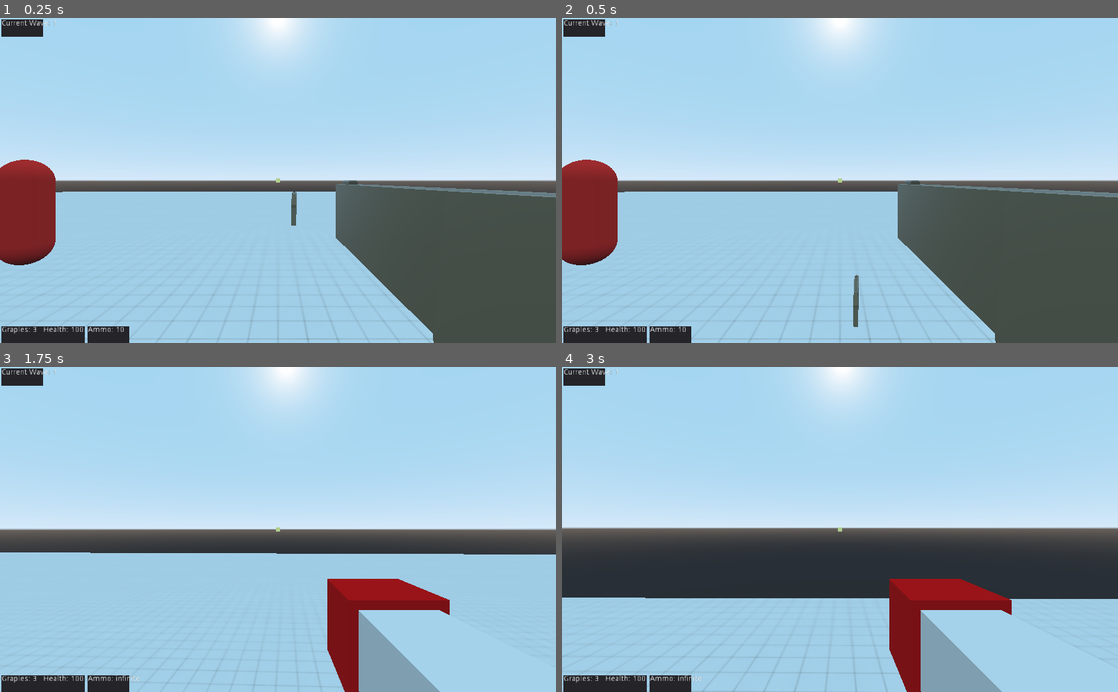
Above: before the commit, frames 1-4 (two rows, left to right).
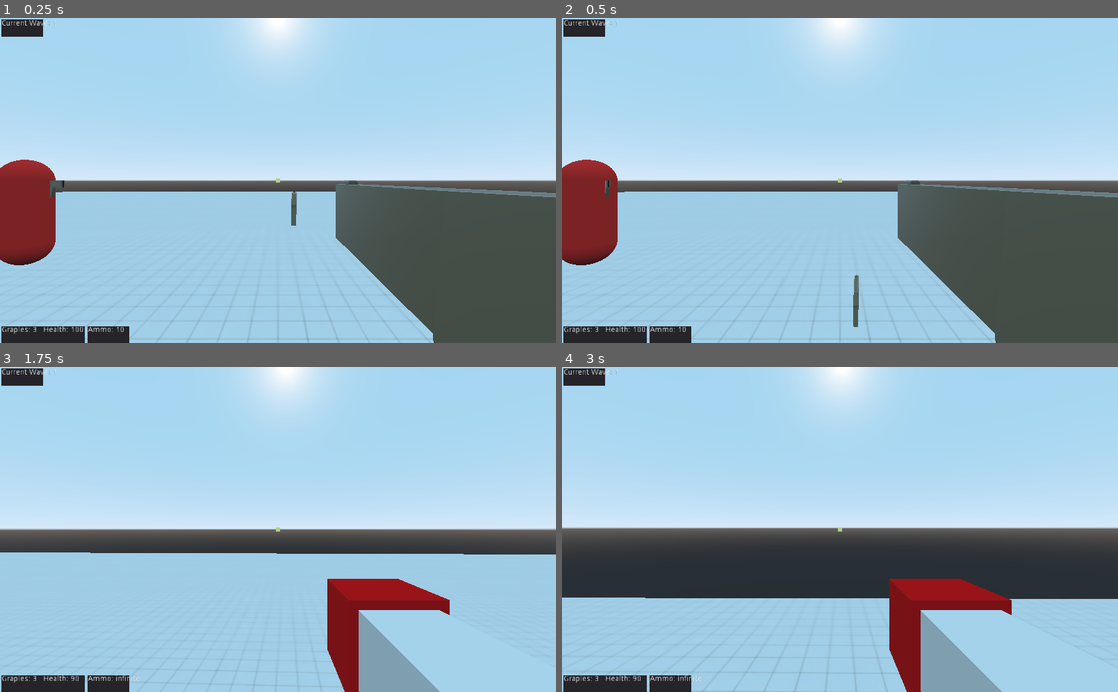
Above: after the commit, the same moments.

Repository: Boyquotes/OutOfOrderGame
Game: Godot game, scene res://main.tscn
The game is run twice, just before and just after one commit, with the same random seed, the same clock (stepped at 60 frames per second) and the same inputs.
Inputs (mouse positions are in pixels of both pictures, inside the frame that each line leads up to):
- Up to frame 1 (0.25 s): no input
- Up to frame 2 (0.5 s): no input
- Up to frame 3 (1.75 s): move the mouse to (305, 529) at 0.52 s; press the mouse at (305, 529) at 0.53 s; hold W (move_forward) from 0.53 s (still down); tap Q (drop) at 0.6, 1.55 s; tap Space (jump) at 0.77, 1.52 s; move the mouse to (250, 529) at 1.27 s; release the mouse at (250, 529) at 1.28 s; click (250, 529) at 1.35 s
- Up to frame 4 (3 s): keep holding W (move_forward); move the mouse to (851, 523) at 2.02 s; press the mouse at (851, 523) at 2.03 s; tap Q (drop) at 2.1 s; move the mouse to (834, 536) at 2.77 s; release the mouse at (834, 536) at 2.78 s; tap E (interact) at 2.85 s

The runs differ from the first frame. In frame 1, less than 0.1% of the frame differs, in the area x 0-12%, y 45-76%; in frame 2, less than 0.1%; in frame 3, less than 0.1%; in frame 4, less than 0.1%.

Commit message:
Added new attack state, set when player enters the attack area. Added new logic for changing states including checking the player isnt in detection or attack range before changing to idle. This new logic also contains and overridable method for its final check, alowing for expansion should other ai need it. Also did some re-organisation and added missing comments.

Diff:
--- a/Enemies/Enemy Scripts/Enemy.gd
+++ b/Enemies/Enemy Scripts/Enemy.gd
@@ -3,15 +3,20 @@
 enum {
 	IDLE=-1,
 	ACTIVE=-2,
-	DEAD=-3
+	ATTACKING=-3,
+	DEAD=-4
 }
 
 export var stats: Resource
+export var detect_area_path: NodePath
+export var attack_area_path: NodePath
 
 onready var hand: Node = $Hand
 onready var raycast: Node = $RayCast
 onready var eyes: Node = $Eyes
 onready var anim_player: Node = $AnimationPlayer
+onready var detect_area: Node = get_node(detect_area_path)
+onready var attack_area: Node = get_node(attack_area_path)
 onready var world: Node = get_node("/root/").get_child(0)
 
 var local_health: int
@@ -34,9 +39,9 @@
 
 #Handles health checks and position of weapons
 func _process(_delta):
-	state_handler()
 	hold_item()
 	check_on_floor()
+	state_handler()
 
 
 #Handles updating held item position
@@ -46,49 +51,36 @@
 	if hand.get_child_count() != 0:
 		hand.get_child(0).global_transform = hand.global_transform
 
-#Handles checking the enemies health
-func check_health() -> void:
-
-	#Checks if the health drops below 0
-	if local_health <= 0:
-		state = DEAD
-
-#Handles droping the held weapon
-func drop_weapon() -> void:
-
-	var gun = stats.weapon.instance()
-
-	#Creates an instance of the given weapon in the scene
-	world.add_child(gun)
-
-	#Makes the dropped weapon be able to be picked up
-	gun.can_be_picked_up = true
-
-	#Sets position of dropped weapon to the hand
-	gun.global_transform = hand.global_transform
-
-
-func _on_Area_body_entered(body) -> void:
-	#Does nothing is the enemy is dead
-	if state == DEAD:
-		return
-
-	##Checks if the player enters the detection range
+
+#Checks if the enemy is on the floor, adds a gravity effect if not
+func check_on_floor():
+	if not is_on_floor():
+		var _mov = move_and_slide(Vector3(0,-2,0),Vector3.UP)
+
+
+func _on_DetectionArea_body_entered(body) -> void:
+	#Checks if the player enters the detection range
 	if body.is_in_group("Player"):
 		#Changes the state and sets the target
-		state = ACTIVE
+		change_state(ACTIVE)
 		target = body
 
-
-func _on_Area_body_exited(body) -> void:
-	#Does nothing is enemy is dead
-	if state == DEAD:
-		return
-
+func _on_DetectionArea_body_exited(body) -> void:
 	#Checks if the leaving body is the player
 	if body.is_in_group("Player"):
+		print(detect_area.get_overlapping_bodies())
 		#Changes the state
-		state = IDLE
+		change_state(IDLE)
+
+func _on_AttackArea_body_entered(body):
+	if body.is_in_group("Player"):
+		change_state(ATTACKING)
+
+
+func _on_AttackArea_body_exited(body):
+	if body.is_in_group("Player"):
+		change_state(ACTIVE)
+
 
 #State handler for the enemy AI
 func state_handler() -> void:
@@ -103,30 +95,26 @@
 			pass
 		ACTIVE:
 			active()
+		ATTACKING:
+			attack()
 		_:
-			additional_states()
-
-func shoot() -> void:
-	shoot_target = null
-
-	if raycast.is_colliding():
-		shoot_target = raycast.get_collider()
-
-	#Checks if the enemy is aiming at the player, then shoots
-	if shoot_target != null && shoot_target.is_in_group("Player"):
-		shoot_target.health = clamp(shoot_target.health-stats.damage,0,999)
-
-	#Handles the shot delay
-	last_shot = get_time()
-
-func active() -> void:
-	anim_player.play("Active")
-	#Allows the enemy to "look at", chase, and shoot the player
-	eyes.look_at(target.global_transform.origin, Vector3.UP)
-	rotate_y(deg2rad(eyes.rotation.y * stats.turn_speed))
-	if get_time() - last_shot > stats.attack_delay:
-		shoot()
-	var _mov = move_and_slide(-transform.basis.z*stats.move_speed,Vector3.UP)
+			handle_additional_states()
+
+
+#Handles checking the enemies health
+func check_health() -> void:
+	#Checks if the health drops below 0
+	if local_health <= 0:
+		change_state(DEAD)
+
+#Starts the death animation
+func start_death():
+	anim_player.play("Death")
+
+#Calls die() when the death animation is finished
+func _on_AnimationPlayer_animation_finished(anim_name):
+	if anim_name == "Death":
+		die()
 
 #Handles the death and deleation of the enemy
 func die() -> void:
@@ -134,23 +122,85 @@
 	self.queue_free()
 	GlobalVariables.remaining_enemies -= 1
 
-func start_death():
-	anim_player.play("Death")
+#Handles droping the held weapon
+func drop_weapon() -> void:
+	var gun = stats.weapon.instance()
+
+	#Creates an instance of the given weapon in the scene
+	world.add_child(gun)
+
+	#Makes the dropped weapon be able to be picked up
+	gun.can_be_picked_up = true
+
+	#Sets position of dropped weapon to the hand
+	gun.global_transform = hand.global_transform
+
+
+func active() -> void:
+	anim_player.play("Active")
+	aim_at()
+	var _mov = move_and_slide(-transform.basis.z*stats.move_speed,Vector3.UP)
+
+func aim_at():
+	#Allows the enemy to "look at", chase, and shoot the player
+	eyes.look_at(target.global_transform.origin, Vector3.UP)
+	rotate_y(deg2rad(eyes.rotation.y * stats.turn_speed))
+
+func attack():
+	aim_at()
+	shoot()
+
+#Handles the shooting of the attack state
+func shoot() -> void:
+	shoot_target = null
+
+	aim_at()
+
+	if get_time() - last_shot < stats.attack_delay:
+		return
+
+	#Handles the shot delay
+	last_shot = get_time()
+
+	if raycast.is_colliding():
+		shoot_target = raycast.get_collider()
+
+	#Checks if the enemy is aiming at the player, then shoots
+	if shoot_target != null && shoot_target.is_in_group("Player"):
+		shoot_target.health = clamp(shoot_target.health-stats.damage,0,999)
 
 #Gets current time, painless way of making timers
 func get_time() -> float:
 	return OS.get_ticks_msec() / 1000.0
 
+
 #Handles custom states of enemy types (made to be overriden)
-func additional_states() -> void:
-	pass
-
-#Checks if the enemy is on the floor, adds a gravity effect if not
-func check_on_floor():
-	if not is_on_floor():
-		var _mov = move_and_slide(Vector3(0,-2,0),Vector3.UP)
-
-
-func _on_AnimationPlayer_animation_finished(anim_name):
-	if anim_name == "Death":
-		die()
+func handle_additional_states() -> void:
+	return
+
+#Handles logich of changing states
+func change_state(new_state):
+
+	if state == DEAD:
+		return
+
+	if new_state == IDLE:
+		state = check_if_in_range()
+		return
+
+	state = change_additional_states(new_state)
+
+func check_if_in_range() -> int:
+
+	for body in attack_area.get_overlapping_bodies():
+		if body.is_in_group("Player"):
+			return ATTACKING
+
+	for body in detect_area.get_overlapping_bodies():
+		if body.is_in_group("Player"):
+			return ACTIVE
+
+	return IDLE
+
+func change_additional_states(new_state):
+	return new_state
